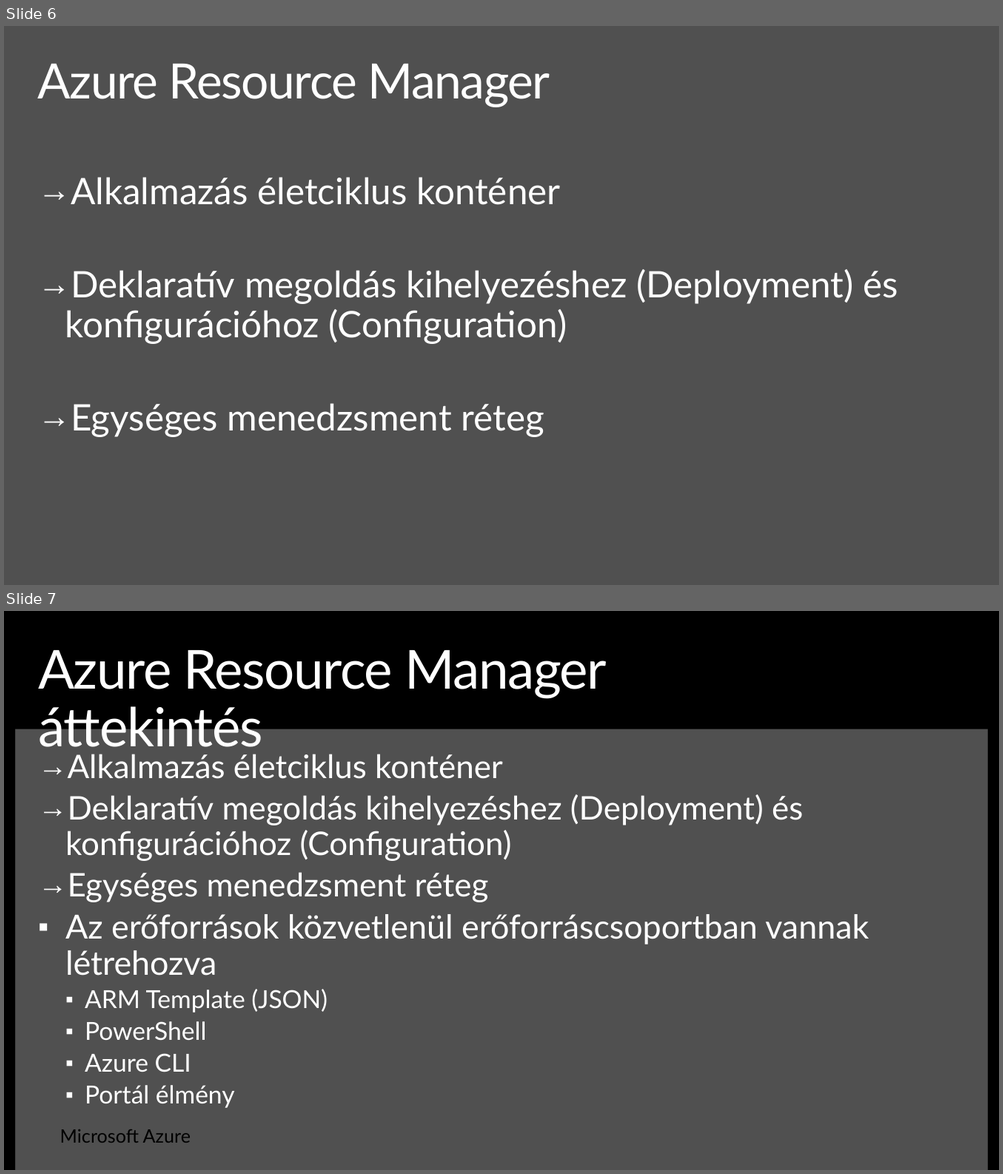
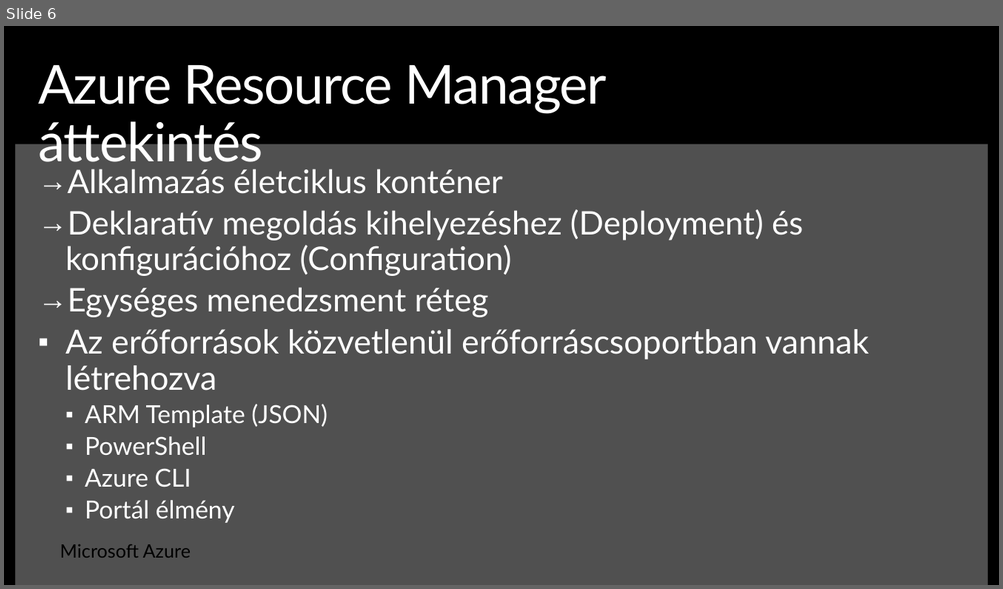
Before and after one commit to ITForumHungary/ITForum2016-DevOps, a slide deck: Session1-Introduction_to_DevOps-Infrastructure_as_Code/Presentation-Session1-Intro_to_DevOps-IaC.pptx. Shown one above the other, each under a label of ours: slides 6 and 7 before the commit, slide 6 after it. The pictures are 1003x1174 and 1003x589 pixels, drawn with LibreOffice and Linux fonts; fonts in the diff are those of the drawing; background and template pictures are left out. Boxes give left, top, right and bottom in pixels: in the first picture for what was removed or moved away, otherwise in the second. Text is boxed around its words. In the diff, an @@ line names an element or a change of style, - is before the commit and + after.

```diff
--- a/Session1-Introduction_to_DevOps-Infrastructure_as_Code/Presentation-Session1-Intro_to_DevOps-IaC.pptx
+++ b/Session1-Introduction_to_DevOps-Infrastructure_as_Code/Presentation-Session1-Intro_to_DevOps-IaC.pptx
@@ slide 6 removed at (4, 26, 999, 585), background #505050 @@
@@ title removed at (37, 64, 549, 107) @@
-Azure Resource Manager
@@ text removed at (65, 177, 897, 437) @@
-→ Alkalmazás életciklus konténer
-→ Deklaratív megoldás kihelyezéshez (Deployment) és konfigurációhoz (Configuration)
-→ Egységes menedzsment réteg
@@ what was slide 7 is now slide 6 @@
```
Also in this commit, not shown: 5 slides added, 14 other slides removed, 5 other files.
